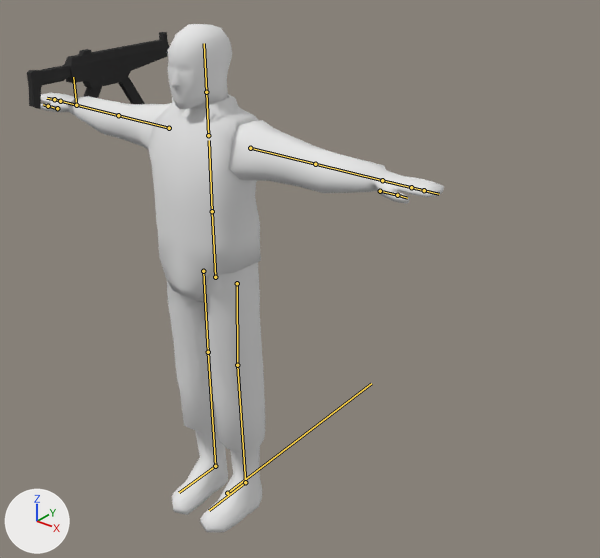
What one commit did to the Blender file models/players/police/police.blend.
Before and after are seen from a 50 mm lens placed at (1.83, -1.83, 2.18), pointed at (-0.14, 0.63, 0.65). The lights are fixed; the arrows at lower left show +X, +Y and +Z. The bones that bend it are drawn over the model as lines.

The first picture shows 'Head', 'MP5A3'.
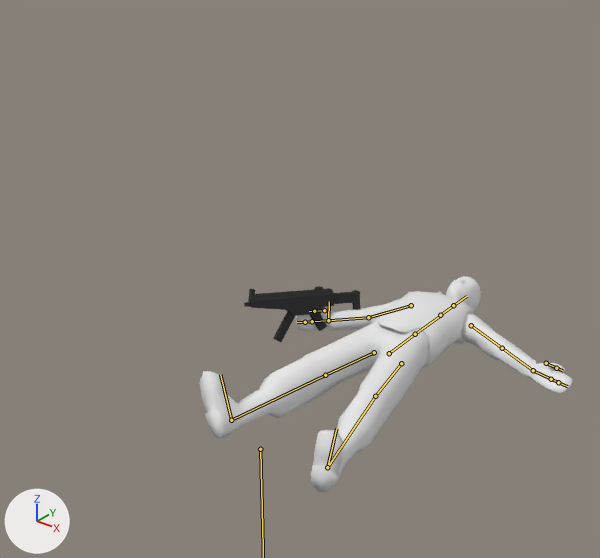
The newer file adds an action. The first version stands in its rest pose; the second is drawn at frame 6 of the action 'die'.

What the commit changed:
Bone 'Root' (bone_root) moves from (0.0, 0.0, 0.0) to (0.0, 0.2, 0.093).
Bone 'Root' (bone_root) turns from (0, 0, 0) to (-90, 0, 0) degrees about its own x, y and z.
Bone 'Upperarm.l' (bone_upperarm_l) turns from (0, 0, 0) to (-25, 0, 0) degrees about its own x, y and z.
Bone 'Palm.l' (bone_palm_l) turns from (0, 0, 0) to (34, -53, -26) degrees about its own x, y and z.
Bone 'Upperarm.r' (bone_upperarm_r) turns from (0, 0, 0) to (-59, -8, 0) degrees about its own x, y and z.
Bone 'Forearm.r' (bone_forearm_r) turns from (0, 0, 0) to (1, 8, 13) degrees about its own x, y and z.
Bone 'Weapon' (bone_weapon) turns from (0, 0, 0) to (-90, 11, -99) degrees about its own x, y and z.
Bone 'Thigh.l' (bone_thigh_l) turns from (0, 0, 0) to (12, 0, 0) degrees about its own x, y and z.
Bone 'Foot.l' (bone_foot_l) turns from (0, 0, 0) to (0, 0, 10) degrees about its own x, y and z.
Bone 'Thigh.r' (bone_thigh_r) turns from (0, 0, 0) to (12, 0, 0) degrees about its own x, y and z.
Bone 'Foot.r' (bone_foot_r) turns from (0, 0, 0) to (18, 8, -27) degrees about its own x, y and z.

What differs and where, as boxes (x1, y1, x2, y2) in the pictures (600 x 558 px):
'Head', posed (7% narrower, 57% shorter)
    before: (41, 24, 444, 532)
    after: (199, 276, 572, 492)
'MP5A3', posed (18% narrower, 27% shorter)
    before: (27, 32, 169, 109)
    after: (244, 286, 360, 342)
bone 'Upperarm.l', root to tip
    before: (250, 148) to (315, 164)
    after: (471, 325) to (502, 348)
bone 'Palm.l', root to tip
    before: (382, 180) to (411, 187)
    after: (533, 370) to (551, 379)
bone 'Upperarm.r', root to tip
    before: (169, 128) to (118, 115)
    after: (411, 305) to (368, 317)
bone 'Forearm.r', root to tip
    before: (118, 115) to (76, 105)
    after: (368, 317) to (328, 320)
bone 'Weapon', root to tip
    before: (76, 105) to (73, 77)
    after: (328, 320) to (329, 301)
bone 'Thigh.l', root to tip
    before: (237, 283) to (237, 365)
    after: (401, 363) to (375, 396)
bone 'Foot.l', root to tip
    before: (245, 482) to (209, 510)
    after: (327, 467) to (336, 428)
bone 'Thigh.r', root to tip
    before: (203, 271) to (208, 352)
    after: (374, 352) to (325, 375)
bone 'Foot.r', root to tip
    before: (215, 466) to (179, 492)
    after: (231, 420) to (220, 374)
